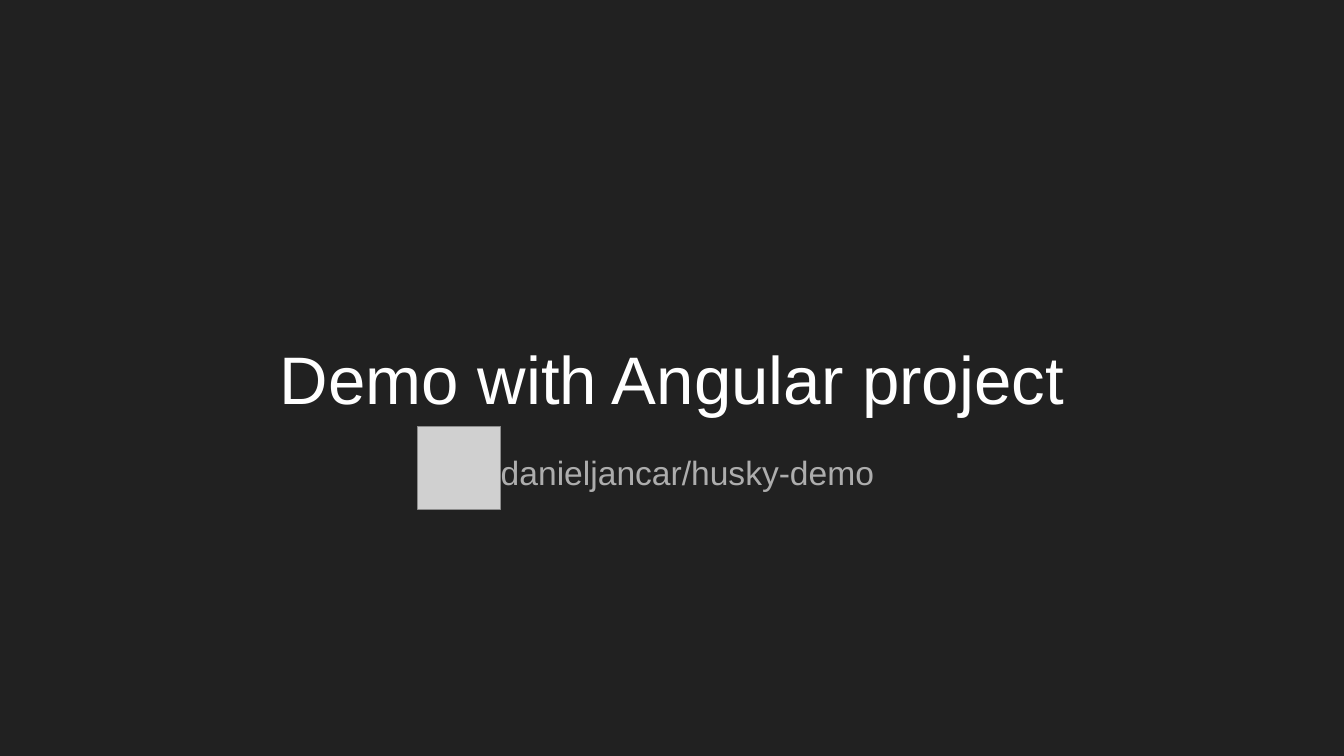
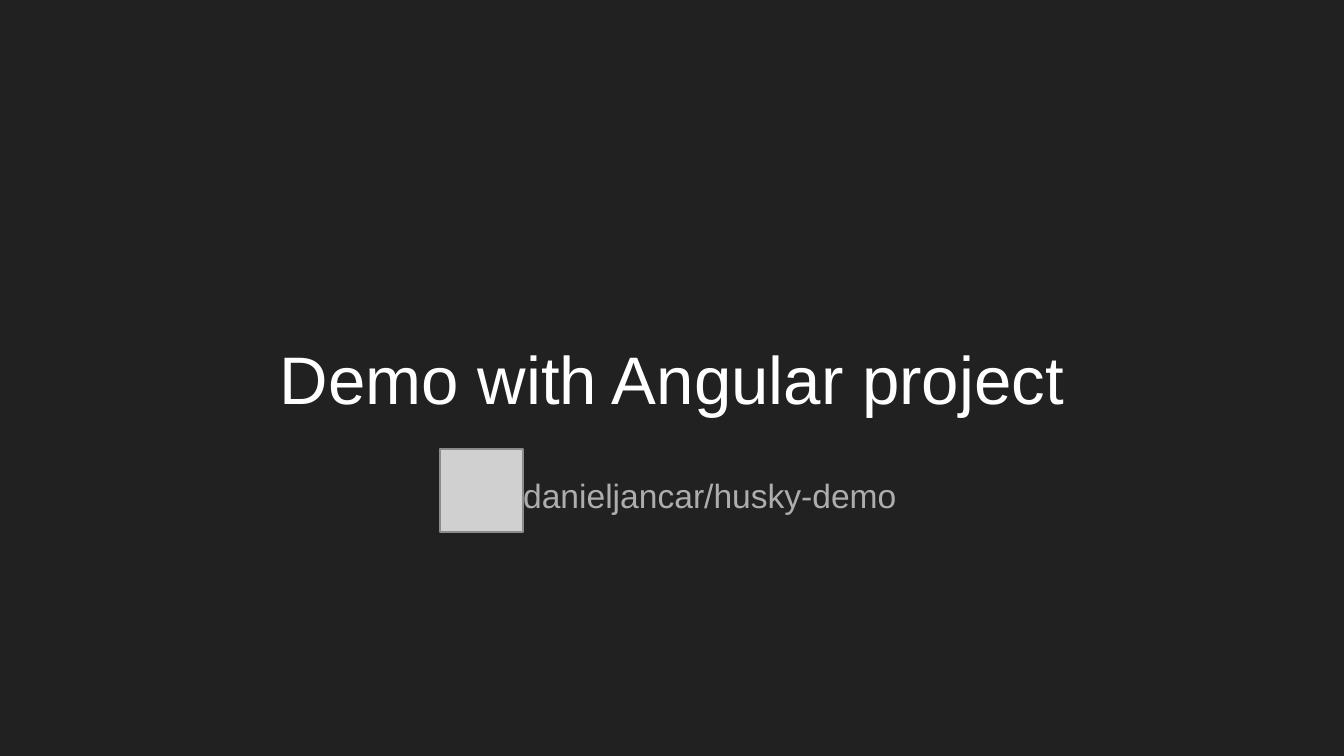
Before and after one commit to danieljancar/husky-demo, a slide deck: slide 5 of static/Husky Techtalk.pptx (slide 4 before the commit). Drawn at 1344x756 pixels with LibreOffice and Linux fonts; fonts in the diff are those of the drawing; grey boxes stand for pictures. Boxes give left, top, right and bottom in pixels: in the first picture for what was removed or moved away, otherwise in the second. Text is boxed around its words. In the diff, an @@ line names an element or a change of style, - is before the commit and + after.

Commit message:
feat: added updated powerpoint slides

```diff
--- a/static/Husky Techtalk.pptx
+++ b/static/Husky Techtalk.pptx
@@ picture: place and size @@
-picture at <box>418,426,501,509</box>
+picture at <box>439,449,523,532</box>
@@ text "danieljancar/husky-demo": place and size @@
-text "danieljancar/husky-demo" at <box>501,460,874,491</box>
+text "danieljancar/husky-demo" at <box>523,481,896,514</box>
```
Also in this commit, not shown: 1 slide added, 1 other file.
